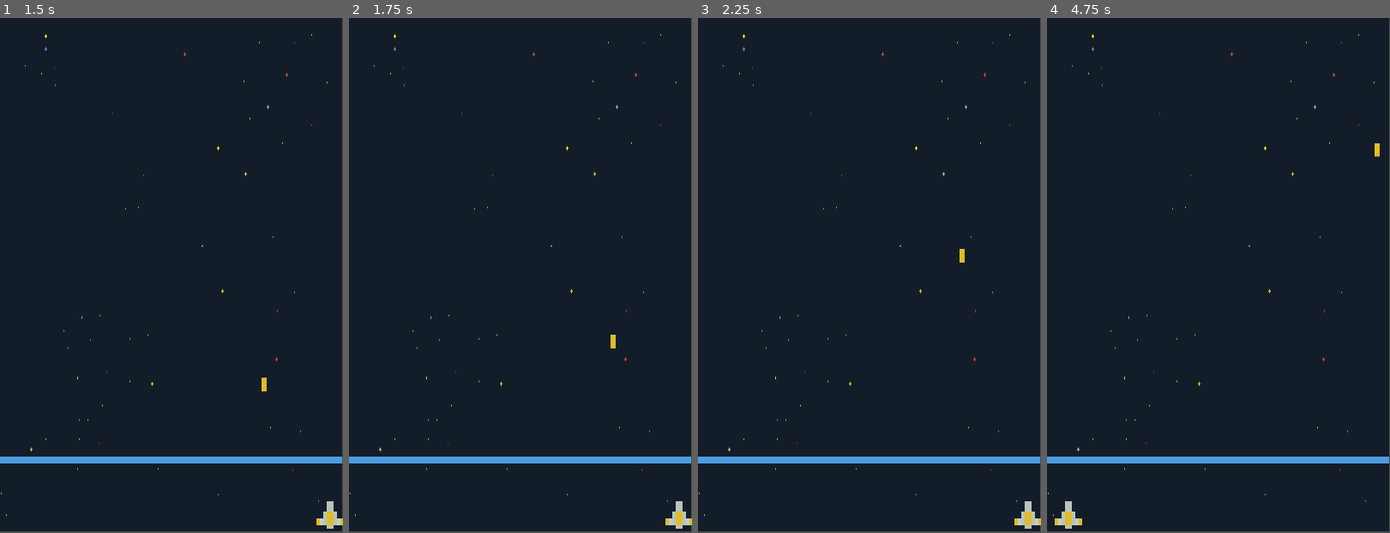
Above: before the commit, frames 1-4 (left to right).
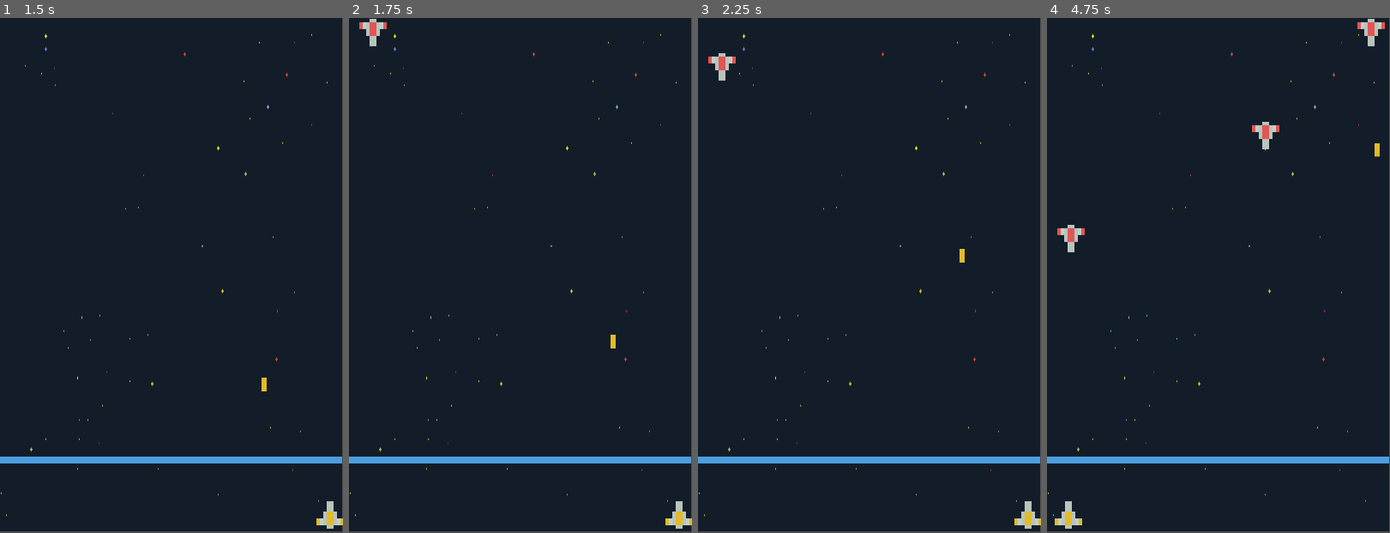
Above: after the commit, the same moments.

Repository: himanshusapkota/space-shooter
Game: Godot game, scene res://main.tscn
The game is run twice, just before and just after one commit, with the same random seed, the same clock (stepped at 60 frames per second) and the same inputs.
Inputs (mouse positions are in pixels of both pictures, inside the frame that each line leads up to):
- Up to frame 1 (1.5 s): tap Enter at 0.5 s; move the mouse to (246, 249) at 0.52 s; hold Right (right) 0.53-1.28 s; hold Space (shoot) 0.53-1.28 s; click (246, 249) at 0.67 s; move the mouse to (102, 301) at 1.27 s; hold Down from 1.28 s (still down); tap Alt at 1.35 s
- Up to frame 2 (1.75 s): keep holding Down
- Up to frame 3 (2.25 s): move the mouse to (903, 162) at 2.02 s; release Down at 2.03 s; hold Right (right) from 2.03 s (still down); tap Shift at 2.1 s
- Up to frame 4 (4.75 s): move the mouse to (1201, 378) at 2.77 s; release Right (right) at 2.78 s; hold Up 2.78-3.53 s; tap Space (shoot) at 2.85 s; click (1201, 378) at 2.92 s; move the mouse to (1321, 352) at 3.52 s; hold Left (left) from 3.53 s (still down); tap Alt at 3.6 s; move the mouse to (1115, 198) at 4.27 s; tap Shift at 4.35 s

Frame 1 is identical in both runs. In frame 2, 0.2% of the frame differs, in the area x 3-11%, y 0-6%; in frame 3, 0.2%; in frame 4, 0.6%, in the area x 3-99%, y 0-46%.

Commit message:
2nd Last Commit

Diff:
--- /dev/null
+++ b/Entities/enemies/enemy.gd
@@ -0,0 +1,11 @@
+class_name Enemy
+extends Area2D
+
+var speed: int = 80
+
+func _ready() -> void:
+	randomize()
+	position = Vector2(randi_range(0, 400), 0)
+
+func _process(delta):
+	position.y += speed * delta
--- a/Entities/enemies/enemy.tscn
+++ b/Entities/enemies/enemy.tscn
@@ -1,10 +1,15 @@
 [gd_scene format=3 uid="uid://cxp2icw5g0eob"]
 
+[ext_resource type="Script" uid="uid://ddgqnnme7x1ef" path="res://Entities/enemies/enemy.gd" id="1_8fylc"]
 [ext_resource type="Texture2D" uid="uid://d0dnvfxj3dm41" path="res://assets/pixel_ship_red.png" id="1_comns"]
 
-[node name="Enemy" type="Node2D" unique_id=13191273]
+[node name="Area2D" type="Area2D" unique_id=1923668479]
+script = ExtResource("1_8fylc")
 
-[node name="ShipSprite" type="Sprite2D" parent="." unique_id=256034444]
+[node name="PixelShipRed" type="Sprite2D" parent="." unique_id=483452151]
 rotation = 3.1415927
 scale = Vector2(0.4, 0.4)
 texture = ExtResource("1_comns")
+
+[node name="CollisionPolygon2D" type="CollisionPolygon2D" parent="." unique_id=638754363]
+polygon = PackedVector2Array(4, 14, 4, 2, 8, 2, 8, -6, 16, -6, 16, -14, 4, -14, 4, -18, -4, -18, -4, -14, -16, -14, -16, -6, -8, -6, -8, 2, -4, 2, -4, 14)
--- /dev/null
+++ b/Entities/enemy_spawner/enemy_spawner.gd
@@ -0,0 +1,15 @@
+extends Node
+
+var enemy_scene = preload("res://Entities/enemies/enemy.tscn")
+
+func _ready() -> void:
+	var timer = Timer.new()
+	add_child(timer)
+
+	timer.wait_time = 1.5
+	timer.timeout.connect(_create_enemy)
+	timer.start()
+
+func _create_enemy():
+	var enemy = enemy_scene.instantiate()
+	get_parent().get_node("Enemies").add_child(enemy)
--- /dev/null
+++ b/Entities/enemy_spawner/enemy_spawner.tscn
@@ -0,0 +1,3 @@
+[gd_scene format=3 uid="uid://c4arl544nva68"]
+
+[node name="EnemySpawner" type="Node" unique_id=1409826514]
--- a/main.tscn
+++ b/main.tscn
@@ -3,6 +3,8 @@
 [ext_resource type="Texture2D" uid="uid://qwn4enxipr7l" path="res://assets/background-blue.png" id="1_ig7tw"]
 [ext_resource type="PackedScene" uid="uid://cp374h8dax5f7" path="res://Entities/Player/player.tscn" id="2_0xm2m"]
 [ext_resource type="Texture2D" uid="uid://dndrn7fiwxxs7" path="res://assets/horizontal_bar_blue.png" id="3_h2yge"]
+[ext_resource type="PackedScene" uid="uid://c4arl544nva68" path="res://Entities/enemy_spawner/enemy_spawner.tscn" id="4_lquwl"]
+[ext_resource type="Script" uid="uid://5jv45cjl4ydc" path="res://Entities/enemy_spawner/enemy_spawner.gd" id="5_7mycd"]
 
 [sub_resource type="RectangleShape2D" id="RectangleShape2D_q03w0"]
 size = Vector2(400, 8)
@@ -29,3 +31,8 @@
 shape = SubResource("RectangleShape2D_q03w0")
 
 [node name="Bullets" type="Node" parent="." unique_id=1188779104]
+
+[node name="Enemies" type="Node" parent="." unique_id=1338660222]
+
+[node name="EnemySpawner" parent="." unique_id=1409826514 instance=ExtResource("4_lquwl")]
+script = ExtResource("5_7mycd")
Not shown, added: Entities/enemies/enemy.gd.uid
Not shown, added: Entities/enemy_spawner/enemy_spawner.gd.uid
